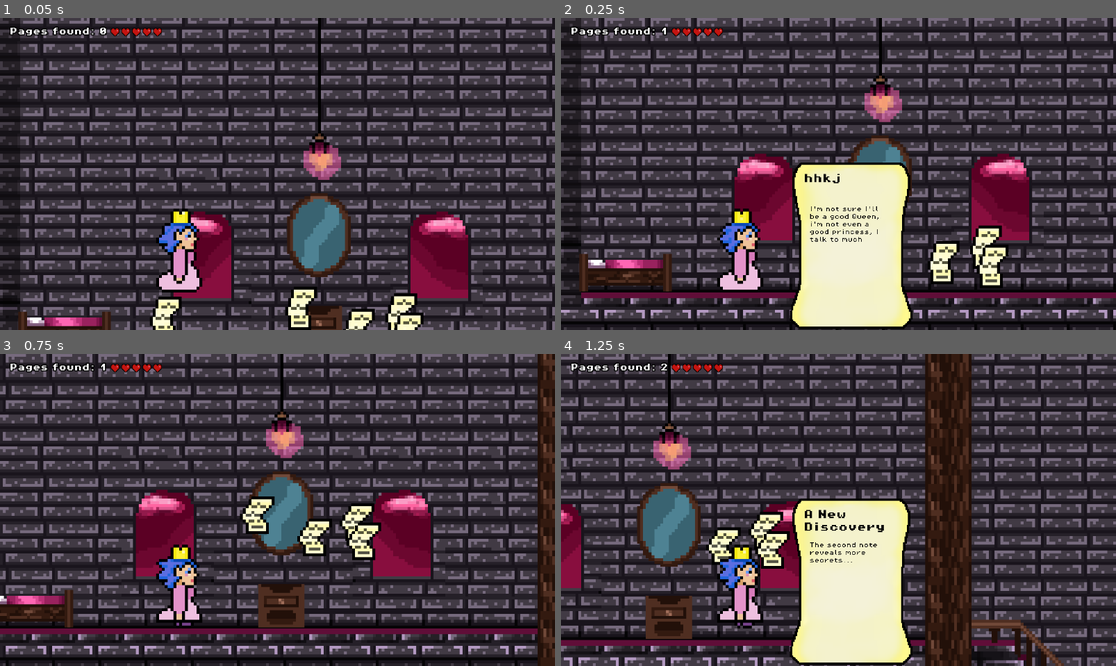
Above: before the commit, frames 1-4 (two rows, left to right).
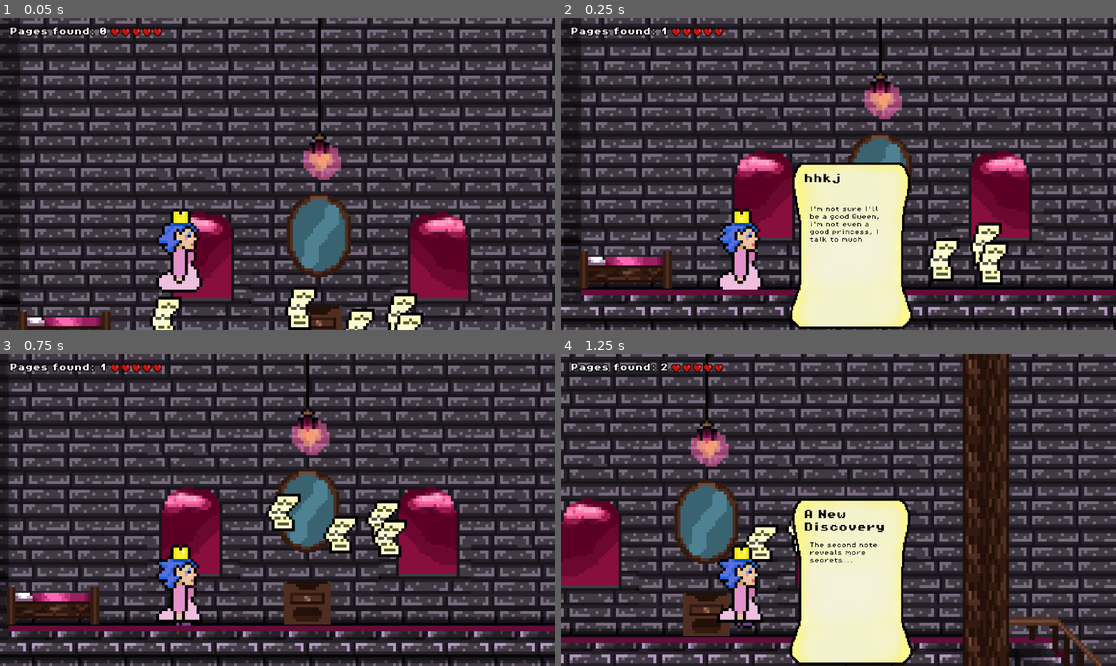
Above: after the commit, the same moments.

Repository: Gert1337/Game1
Game: Godot game, scene res://scenes/game.tscn
Two runs of this game, one before a commit and one after it. Both use one fixed random seed, a clock stepped at 60 frames per second and the inputs below.
Inputs:
- Up to frame 1 (0.05 s): no input
- Up to frame 2 (0.25 s): no input
- Up to frame 3 (0.75 s): hold Right (move_right) from 0.53 s (still down); tap C (CloseDiaryPage) at 0.6 s
- Up to frame 4 (1.25 s): keep holding Right (move_right); tap Space (jump) at 0.77 s

Frame 1 is identical in both runs. In frame 2, 37% of the frame differs, in the area x 0-100%, y 0-100%; in frame 3, 60%; in frame 4, 55%.

Commit message:
larger collision shape for player

Diff:
--- a/scenes/player.tscn
+++ b/scenes/player.tscn
@@ -685,8 +685,8 @@
 "speed": 12.0
 }]
 
-[sub_resource type="CircleShape2D" id="CircleShape2D_fjrip"]
-radius = 5.0
+[sub_resource type="RectangleShape2D" id="RectangleShape2D_fjrip"]
+size = Vector2(10, 23)
 
 [sub_resource type="Animation" id="Animation_ur7pv"]
 resource_name = "OneHeart"
@@ -861,8 +861,8 @@
 frame_progress = 1.0
 
 [node name="CollisionShape2D" type="CollisionShape2D" parent="."]
-position = Vector2(0, -5)
-shape = SubResource("CircleShape2D_fjrip")
+position = Vector2(-1, -12.5)
+shape = SubResource("RectangleShape2D_fjrip")
 
 [node name="HurtSound" type="AudioStreamPlayer2D" parent="."]
 stream = ExtResource("3_qhqgy")
